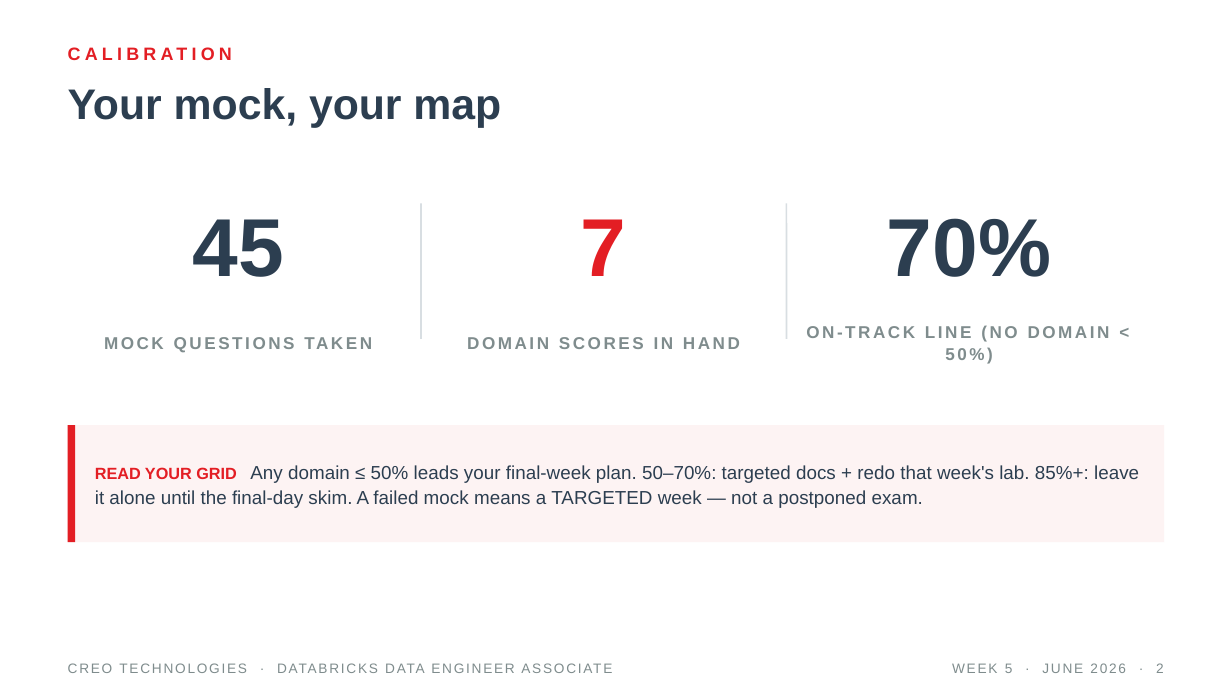
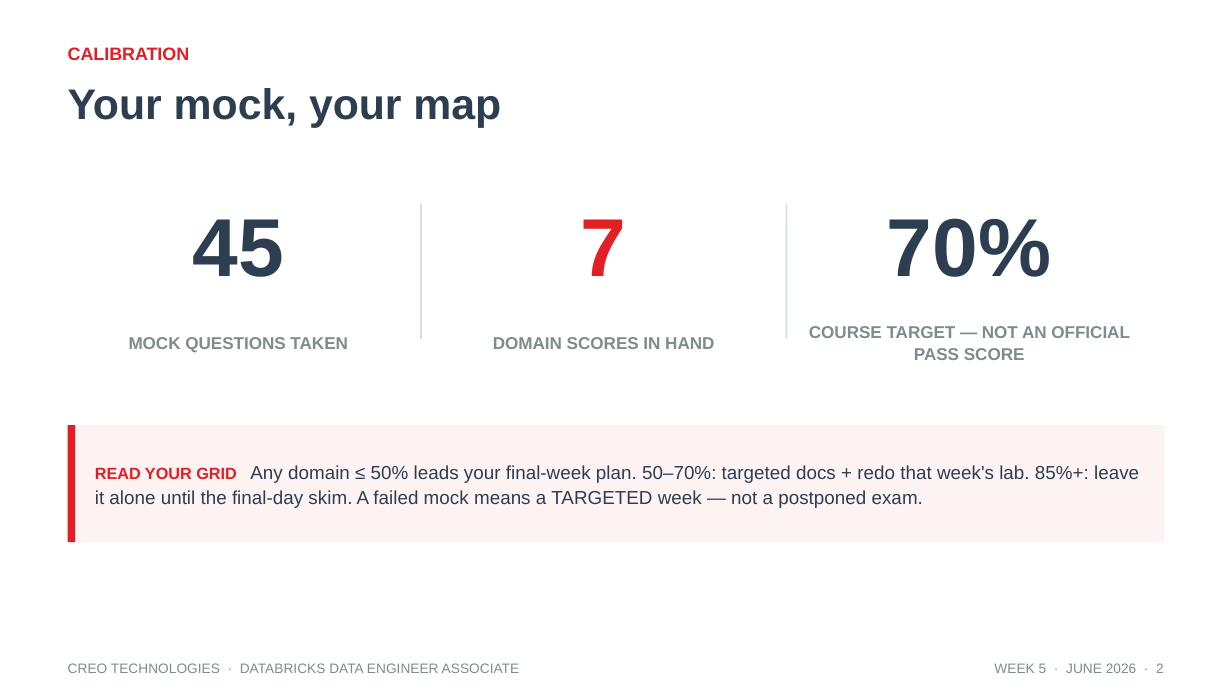
Before and after one commit to tatwan/Databricks_DE_Associate, a slide deck: slide 2 of slides/Week5_Capstone_ExamReadiness.pptx. Drawn at 1232x693 pixels with LibreOffice and Linux fonts; fonts in the diff are those of the drawing. Boxes give left, top, right and bottom in pixels: in the first picture for what was removed or moved away, otherwise in the second. Text is boxed around its words. In the diff, an @@ line names an element or a change of style, - is before the commit and + after.

```diff
--- a/slides/Week5_Capstone_ExamReadiness.pptx
+++ b/slides/Week5_Capstone_ExamReadiness.pptx
@@ text "CALIBRATION" at (68,47,190,60): letter spacing 2.5 to 0 pt @@
@@ text "MOCK QUESTIONS TAKEN" at (129,337,347,353): letter spacing 1.5 to 0 pt @@
@@ text "DOMAIN SCORES IN HAND" at (493,337,714,349): letter spacing 1.5 to 0 pt @@
@@ text at (809,326,1130,360): text changed @@
-ON-TRACK LINE (NO DOMAIN < 50%)
+COURSE TARGET — NOT AN OFFICIAL PASS SCORE
@@ text "CREO TECHNOLOGIES · DATABRICKS DATA ..." at (68,663,520,673): letter spacing 1 to 0 pt @@
@@ text "WEEK 5 · JUNE 2026 ..." at (994,663,1164,673): letter spacing 1 to 0 pt @@
```
Also in this commit, not shown: 9 other slides changed, 2 slides added, 2 other files.
